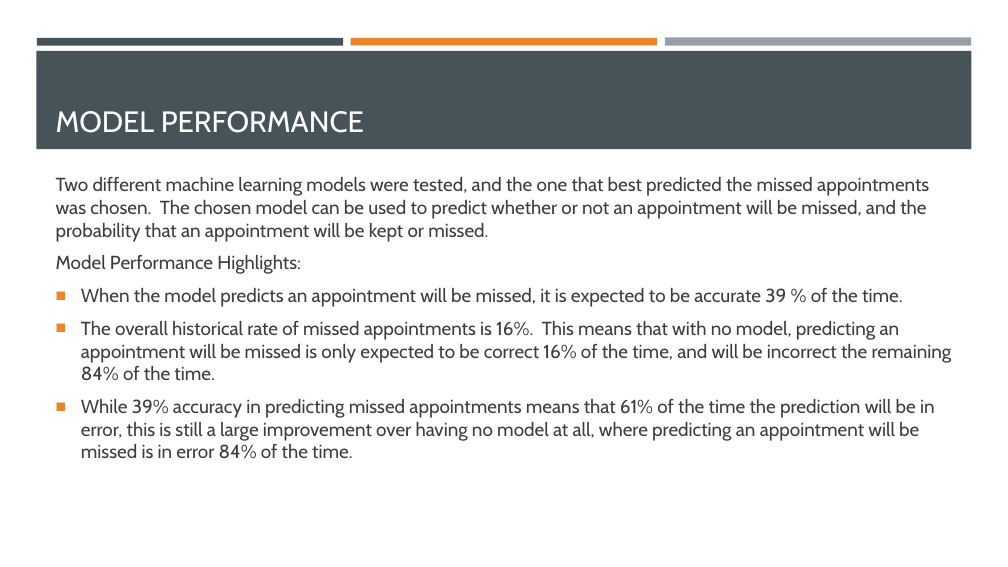
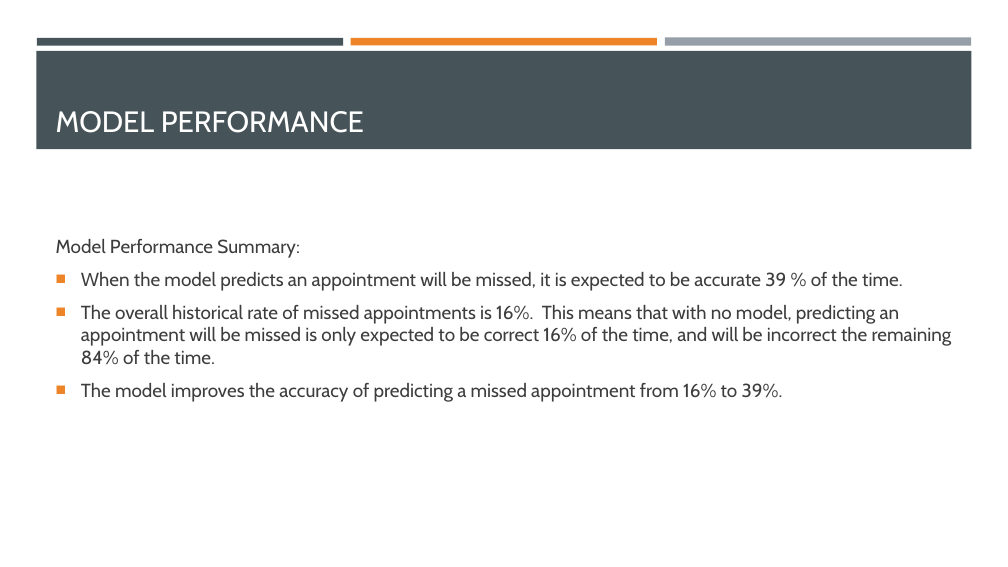
Before and after one commit to DerekSamsom/Capstone, a slide deck: slide 10 of Appointments_Presentation.pptx (slide 9 before the commit). Drawn at 1008x567 pixels with LibreOffice and Linux fonts; fonts in the diff are those of the drawing. Boxes give left, top, right and bottom in pixels: in the first picture for what was removed or moved away, otherwise in the second. Text is boxed around its words. In the diff, an @@ line names an element or a change of style, - is before the commit and + after.

```diff
--- a/Appointments_Presentation.pptx
+++ b/Appointments_Presentation.pptx
@@ text at (56, 239, 299, 258): text changed @@
-Two different machine learning models were tested, and the one that best predicted the missed appointments was chosen. The chosen model can be used to predict whether or not an appointment will be missed, and the probability that an appointment will be kept or missed.
-Model Performance Highlights:
+Model Performance Summary:
@@ text at (81, 383, 783, 402): text changed @@
-■ While 39% accuracy in predicting missed appointments means that 61% of the time the prediction will be in error, this is still a large improvement over having no model at all, where predicting an appointment will be missed is in error 84% of the time.
+■ The model improves the accuracy of predicting a missed appointment from 16% to 39%.
```
Also in this commit, not shown: 3 other slides changed, 1 slide added.
